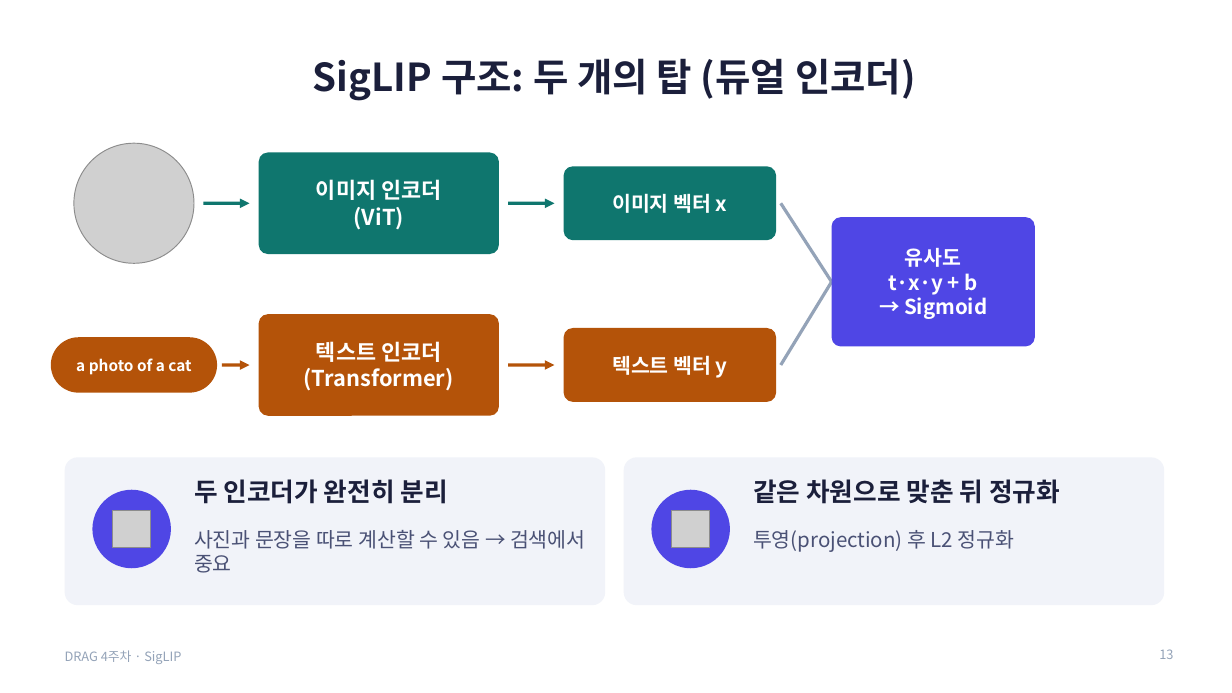
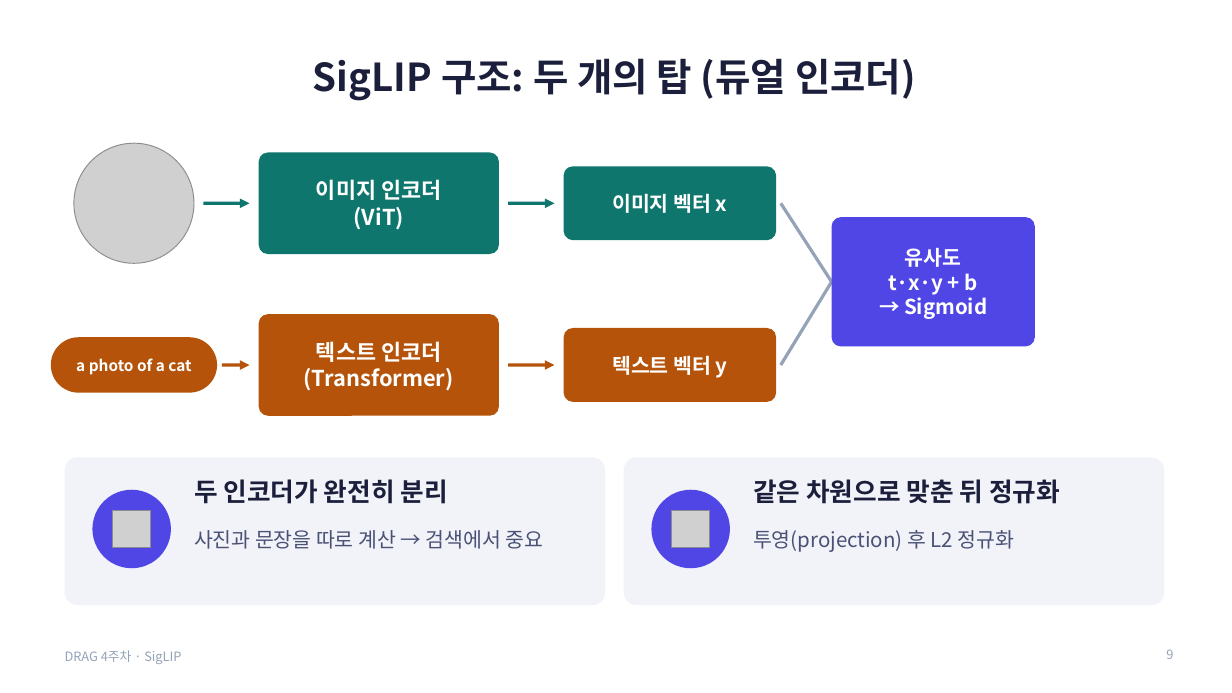
Before and after one commit to gaeun-k/DRAG, a slide deck: slide 9 of week4-siglip/김가은/SigLIP_4주차_발표.pptx (slide 13 before the commit). Drawn at 1232x693 pixels with LibreOffice and Linux fonts; fonts in the diff are those of the drawing; grey boxes stand for pictures. Boxes give left, top, right and bottom in pixels: in the first picture for what was removed or moved away, otherwise in the second. Text is boxed around its words. In the diff, an @@ line names an element or a change of style, - is before the commit and + after.

```diff
--- a/week4-siglip/김가은/SigLIP_4주차_발표.pptx
+++ b/week4-siglip/김가은/SigLIP_4주차_발표.pptx
@@ text at [194,530,544,549]: text changed @@
-사진과 문장을 따로 계산할 수 있음 → 검색에서 중요
+사진과 문장을 따로 계산 → 검색에서 중요
@@ page number at [1166,649,1173,659]: text changed @@
-13
+9
```
Also in this commit, not shown: 12 other slides changed, 5 slides added, 17 slides removed.
